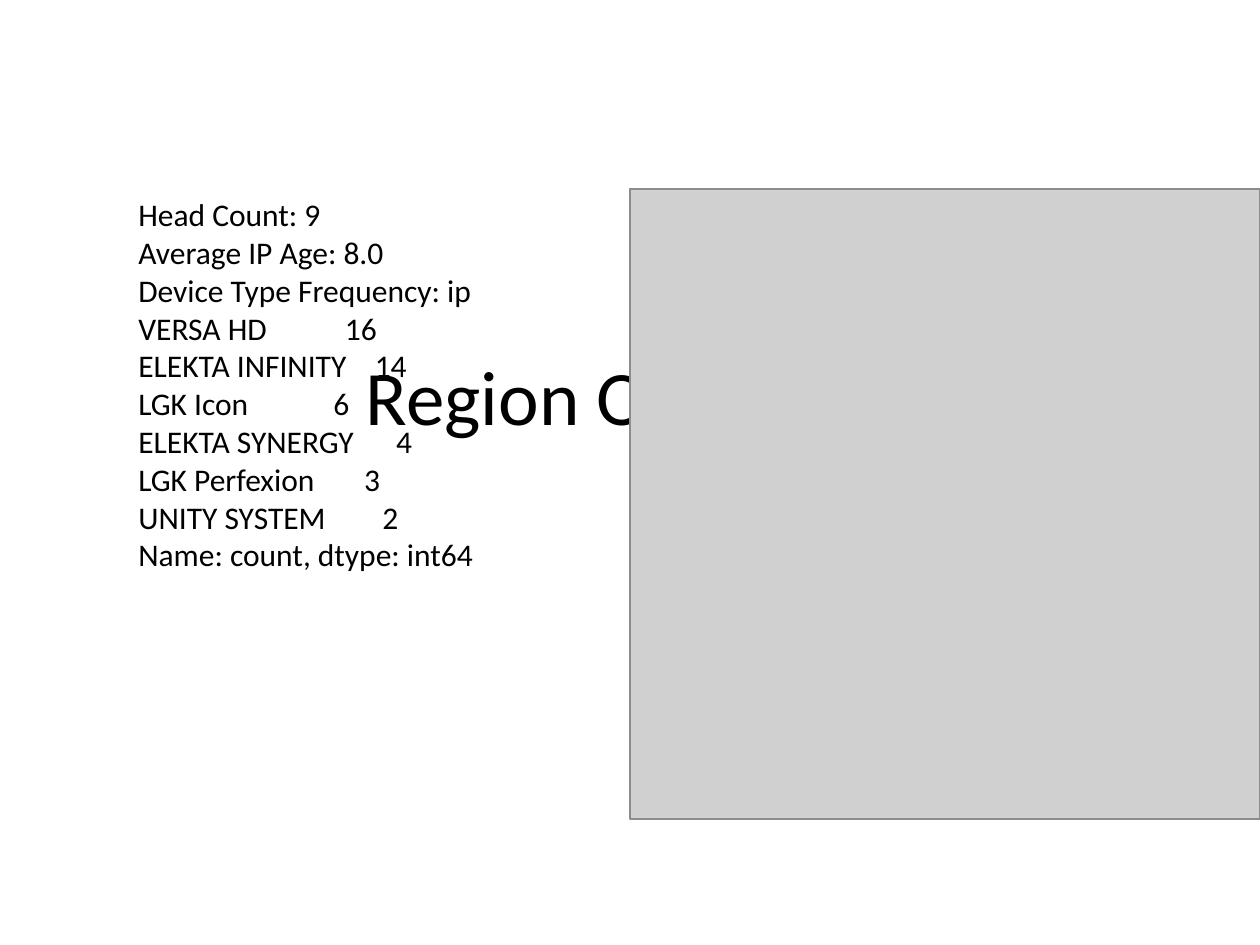
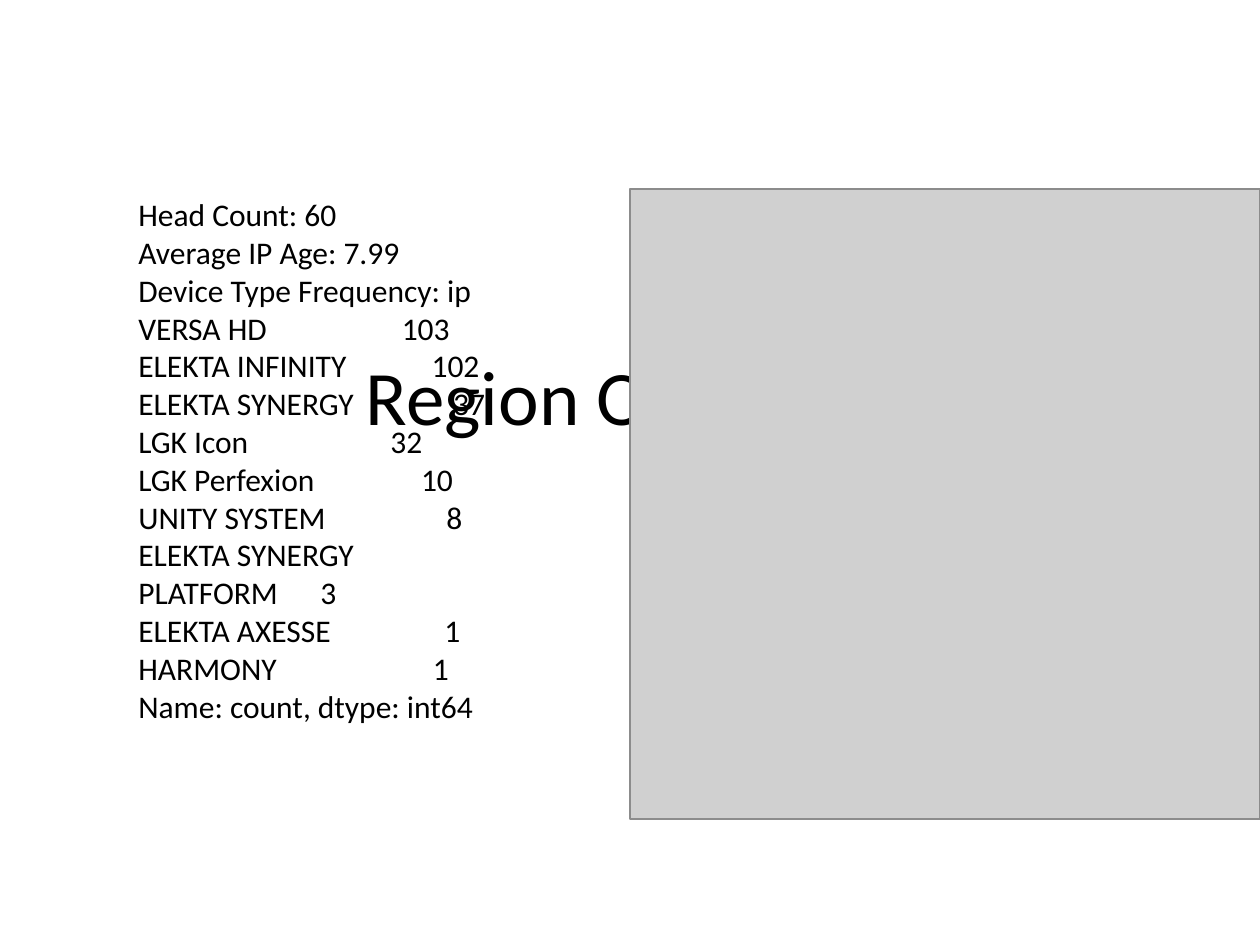
Before and after one commit to berna2103/Equipment_Dahsboard, a slide deck: slide 1 of region_overview.pptx. Drawn at 1260x945 pixels with LibreOffice and Linux fonts; fonts in the diff are those of the drawing; grey boxes stand for pictures. Boxes give left, top, right and bottom in pixels: in the first picture for what was removed or moved away, otherwise in the second. Text is boxed around its words. In the diff, an @@ line names an element or a change of style, - is before the commit and + after.

Commit message:
new slides

```diff
--- a/region_overview.pptx
+++ b/region_overview.pptx
@@ text at box(138, 204, 400, 270): text changed @@
-Head Count: 9
-Average IP Age: 8.0
+Head Count: 60
+Average IP Age: 7.99
@@ text at box(138, 319, 485, 681): text changed @@
-VERSA HD 16
-ELEKTA INFINITY 14
-LGK Icon 6
-ELEKTA SYNERGY 4
-LGK Perfexion 3
-UNITY SYSTEM 2
+VERSA HD 103
+ELEKTA INFINITY 102
+ELEKTA SYNERGY 37
+LGK Icon 32
+LGK Perfexion 10
+UNITY SYSTEM 8
+ELEKTA SYNERGY PLATFORM 3
+ELEKTA AXESSE 1
+HARMONY 1
```
Also in this commit, not shown: 4 other files.
